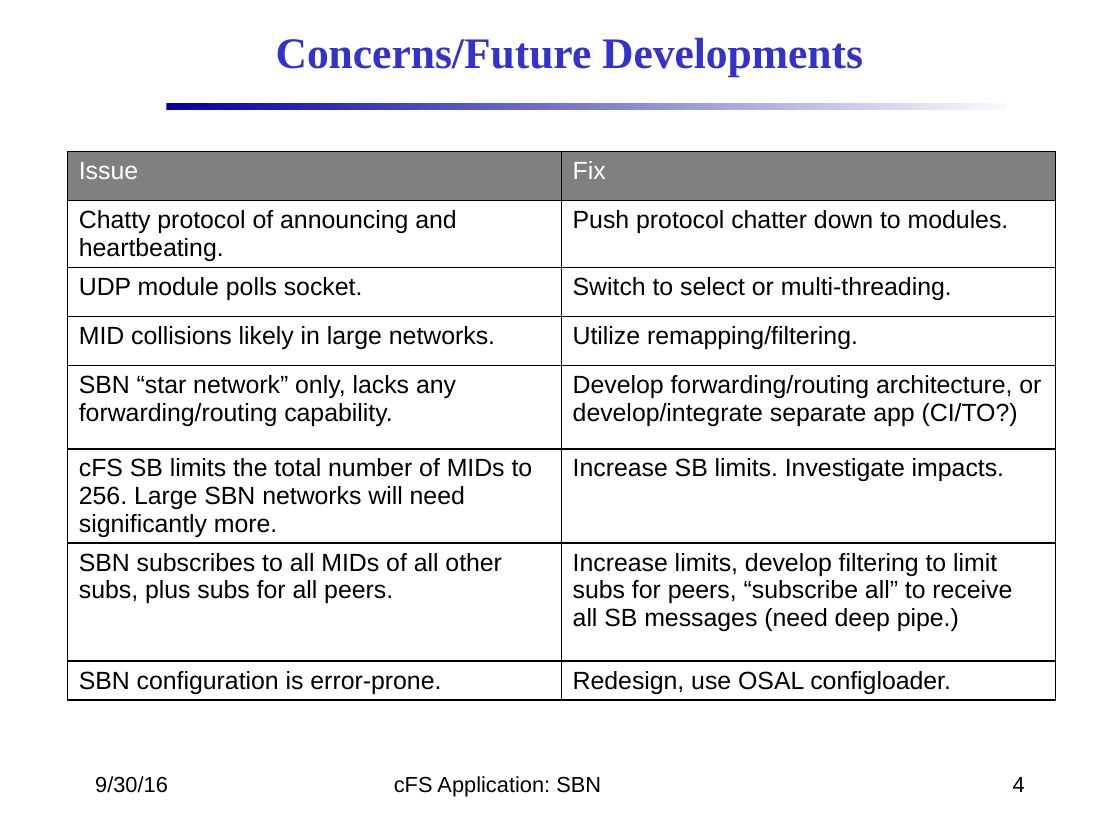
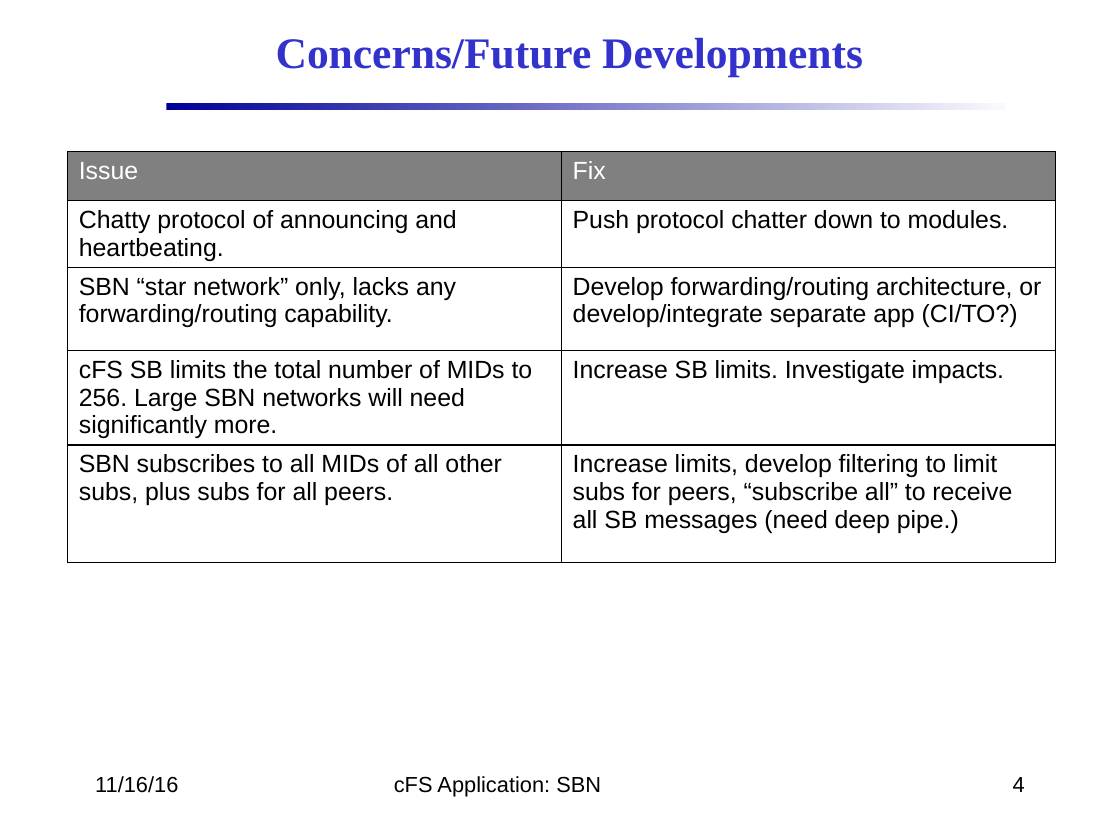
Before and after one commit to nasa/SBN, a slide deck: slide 4 of docs/SBN_Design.pptx. Drawn at 1120x840 pixels with LibreOffice and Linux fonts; fonts in the diff are those of the drawing; background and template pictures are left out. Boxes give left, top, right and bottom in pixels: in the first picture for what was removed or moved away, otherwise in the second. Text is boxed around its words. In the diff, an @@ line names an element or a change of style, - is before the commit and + after.

```diff
--- a/docs/SBN_Design.pptx
+++ b/docs/SBN_Design.pptx
@@ table at <box>67,151,1055,573</box> @@
-row 3: UDP module polls socket. | Switch to select or multi-threading.
-row 4: MID collisions likely in large networks. | Utilize remapping/filtering.
-row 8: SBN configuration is error-prone. | Redesign, use OSAL configloader.
@@ text at <box>95,776,178,793</box>: text changed @@
-9/30/16
+11/16/16
```
Also in this commit, not shown: 16 other slides changed.
